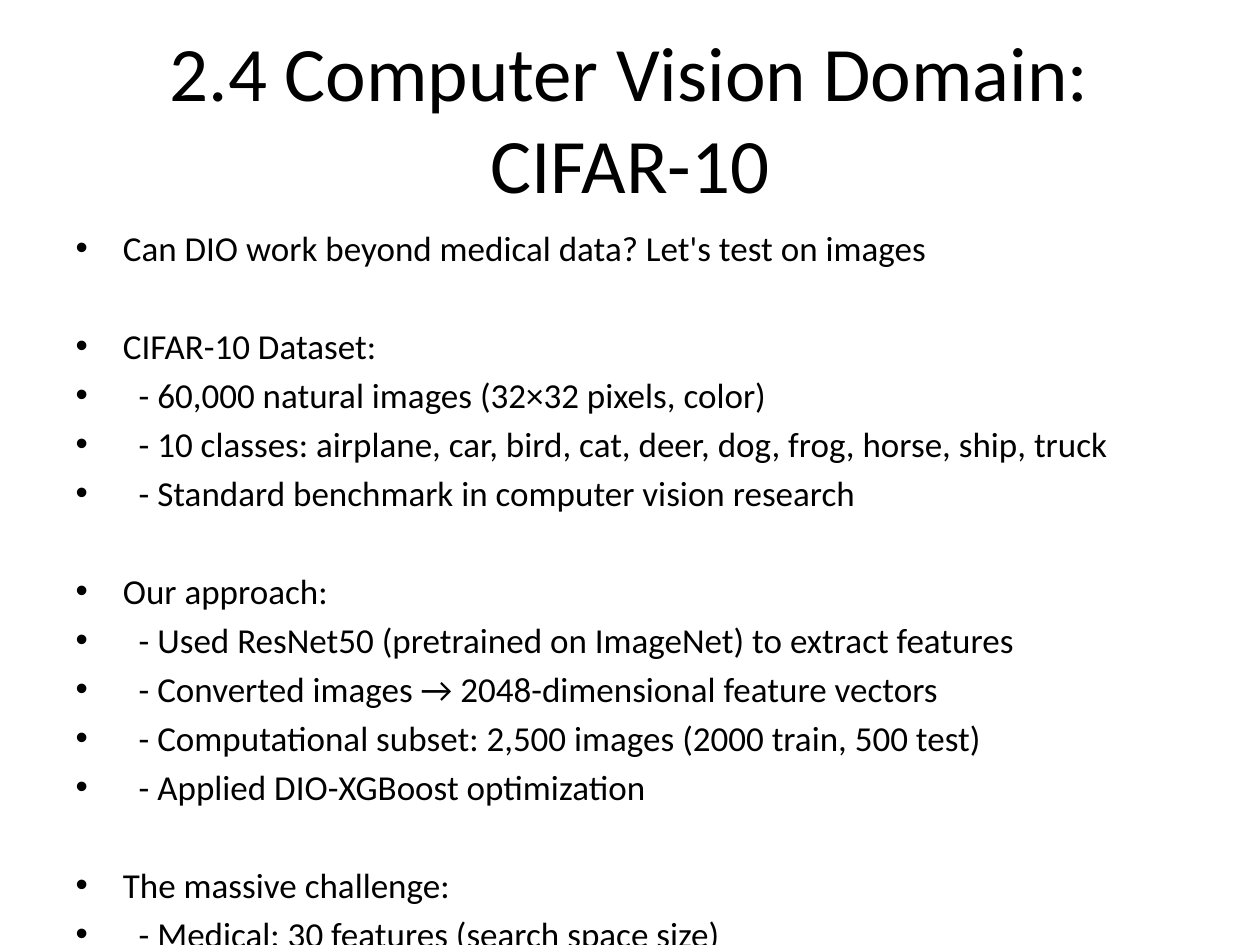
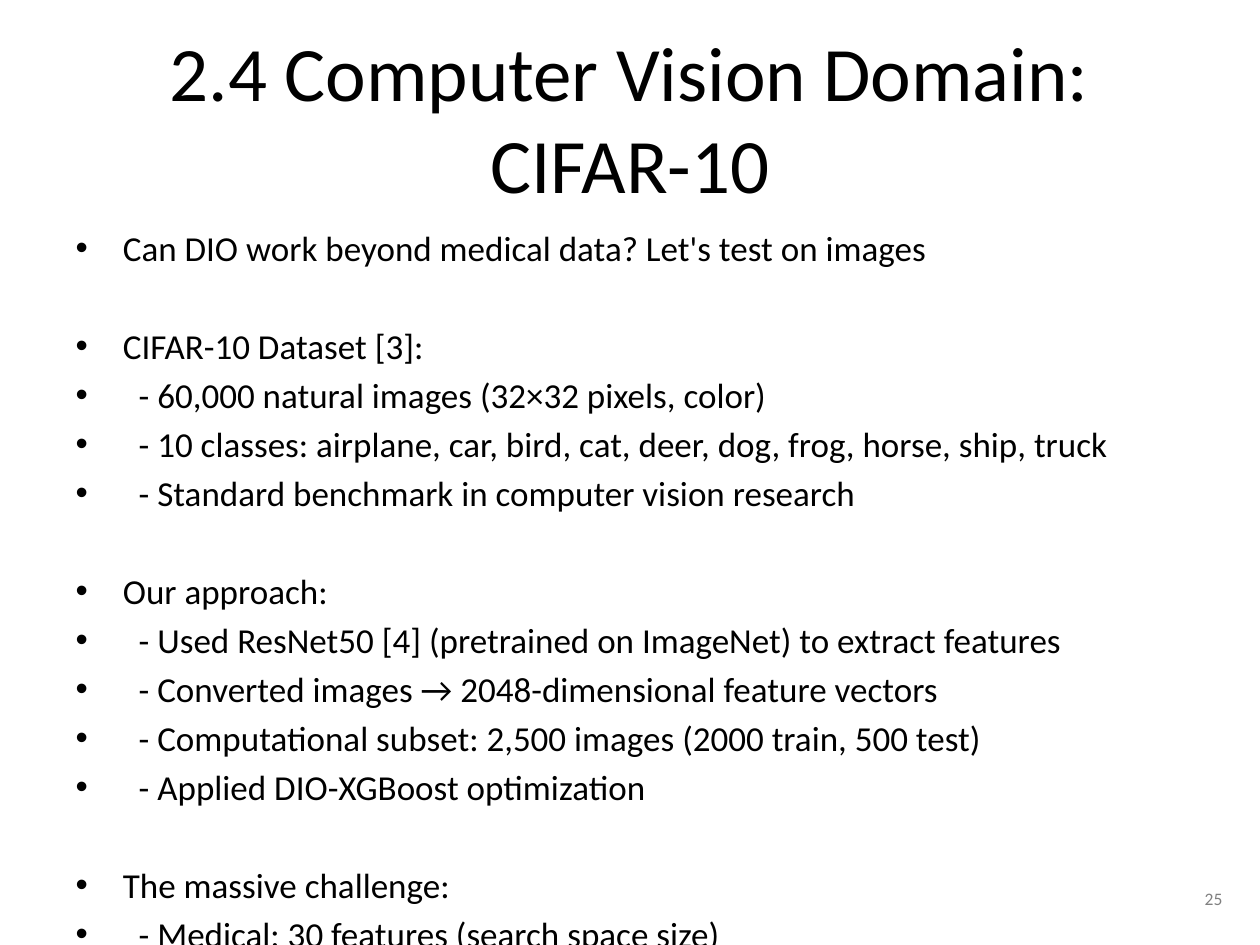
Before and after one commit to amine-dubs/dio-optimization, a slide deck: slide 25 of Presentation/DIO_Research_Presentation_v2.pptx. Drawn at 1260x945 pixels with LibreOffice and Linux fonts; fonts in the diff are those of the drawing. Boxes give left, top, right and bottom in pixels: in the first picture for what was removed or moved away, otherwise in the second. Text is boxed around its words. In the diff, an @@ line names an element or a change of style, - is before the commit and + after.

```diff
--- a/Presentation/DIO_Research_Presentation_v2.pptx
+++ b/Presentation/DIO_Research_Presentation_v2.pptx
@@ text at [123, 333, 424, 364]: text changed @@
-• CIFAR-10 Dataset:
+• CIFAR-10 Dataset [3]:
@@ text at [157, 627, 1061, 659]: text changed @@
-• - Used ResNet50 (pretrained on ImageNet) to extract features
+• - Used ResNet50 [4] (pretrained on ImageNet) to extract features
@@ text added at [1205, 894, 1223, 905], 10 pt, text #808080 @@
+25
```
Also in this commit, not shown: 31 other slides changed, 7 other files.
